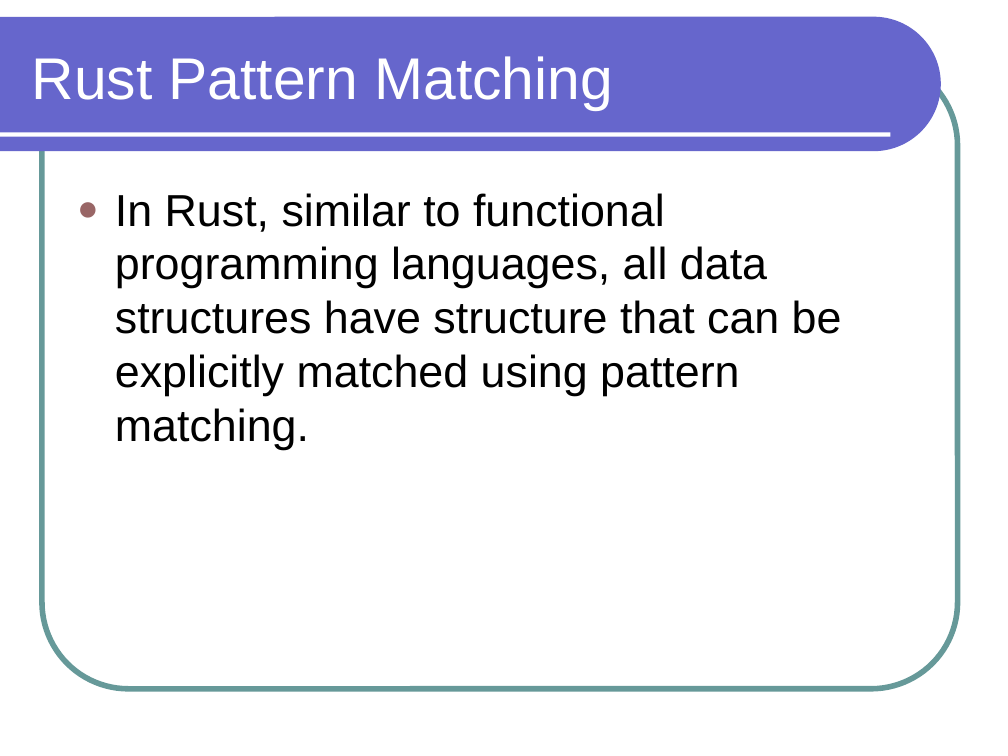
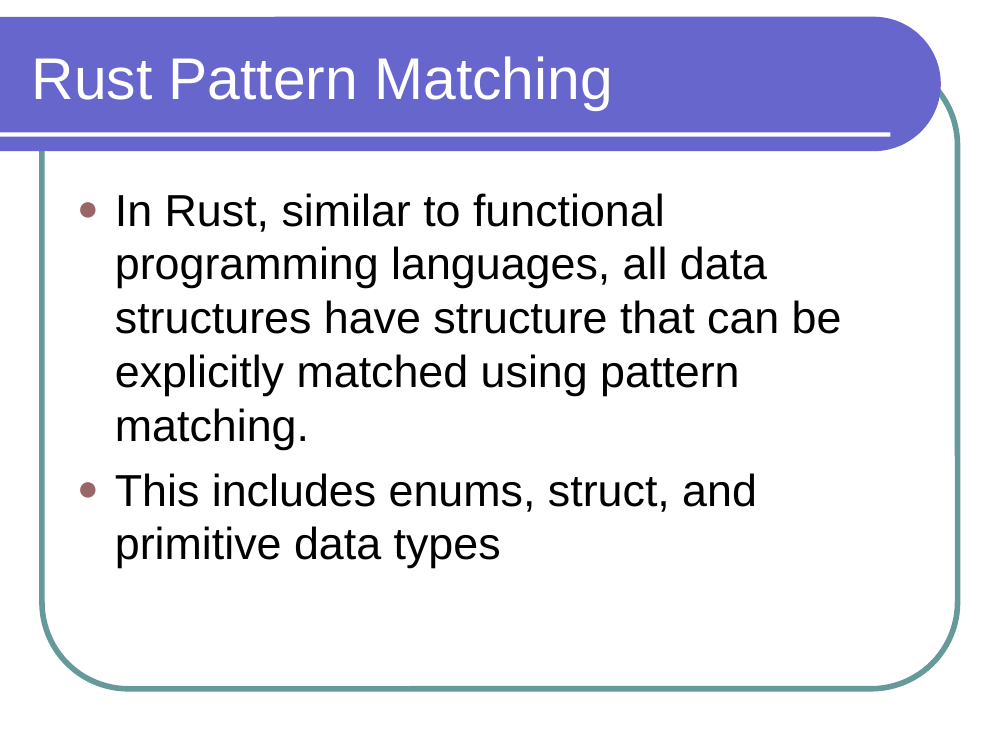
Before and after one commit to lutzhamel/CSC301, a slide deck: slide 3 of notes/csc301-ln006.ppt. Drawn at 1008x756 pixels with LibreOffice and Linux fonts; fonts in the diff are those of the drawing. Boxes give left, top, right and bottom in pixels: in the first picture for what was removed or moved away, otherwise in the second. Text is boxed around its words. In the diff, an @@ line names an element or a change of style, - is before the commit and + after.

```diff
--- a/notes/csc301-ln006.ppt
+++ b/notes/csc301-ln006.ppt
@@ text at <box>115,473,757,568</box>: paragraph added @@
+● This includes enums, struct, and primitive data types
```
Also in this commit, not shown: 1 other slide changed, 4 slides added, 3 other files.
